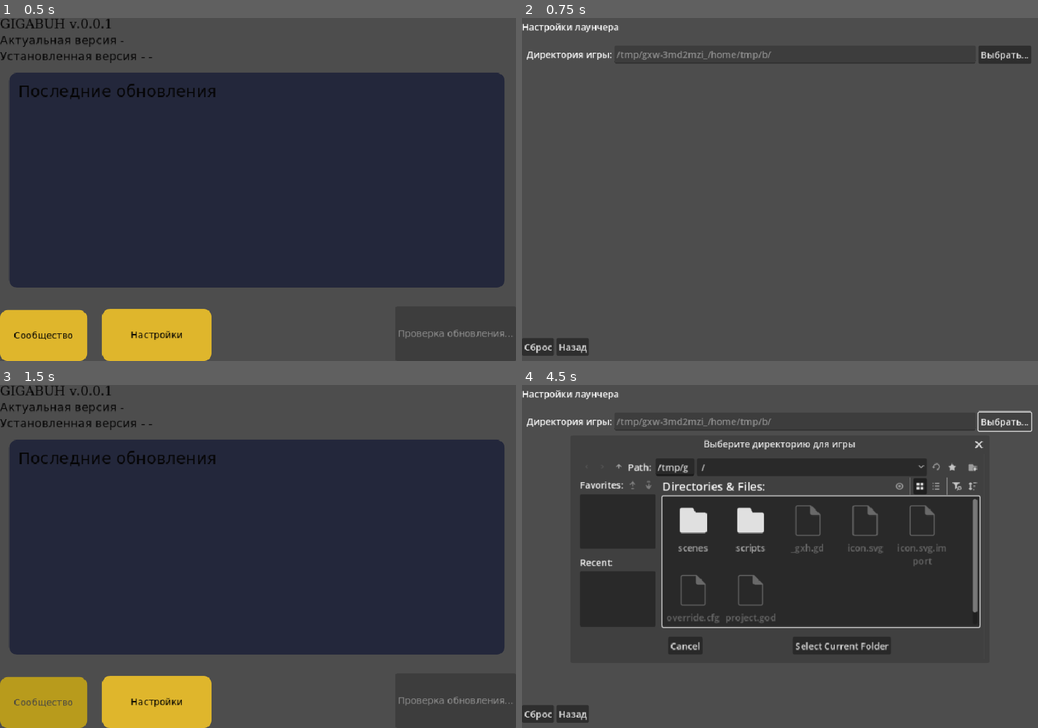
Above: before the commit, frames 1-4 (two rows, left to right).
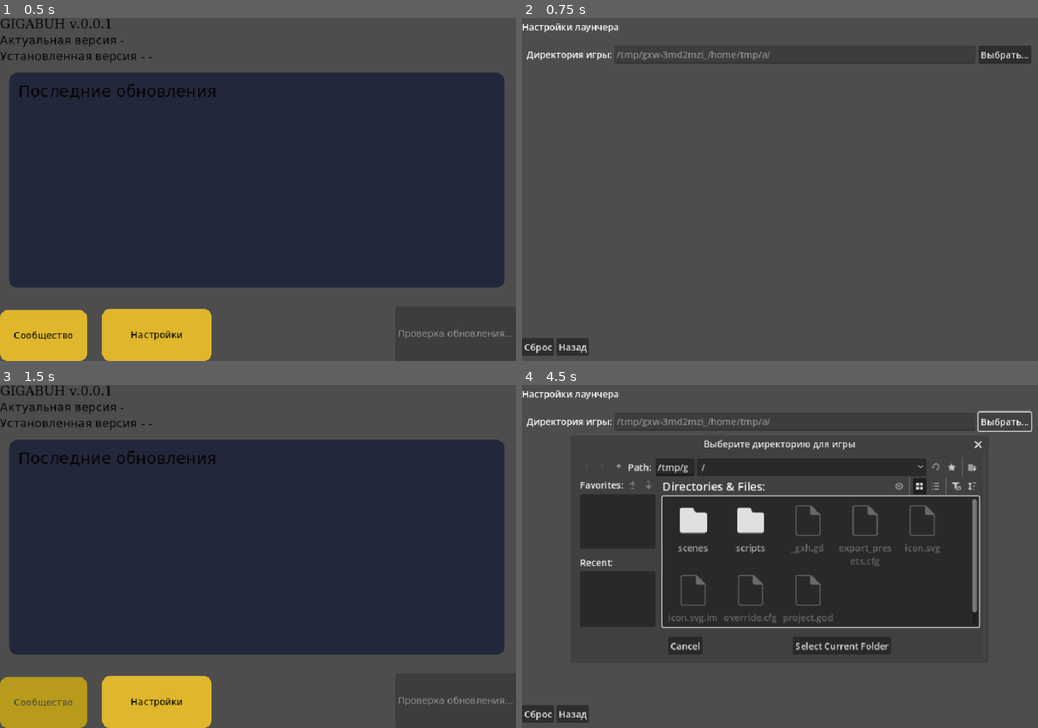
Above: after the commit, the same moments.

Repository: rodd-oss/zapuskalka
Game: Godot game, scene res://scenes/LauncherNative.tscn
Same seed, same stepped clock (60 frames per second), same inputs: the game is played once before the commit and once after it.
Inputs:
- Up to frame 1 (0.5 s): no input
- Up to frame 2 (0.75 s): click "Настройки" at 0.5 s
- Up to frame 3 (1.5 s): click "Назад" at 1.25 s
- Up to frame 4 (4.5 s): click "Сообщество" at 2 s; click "Сообщество" at 2.75 s; click "Настройки" at 3.5 s; click "Выбрать..." at 4.25 s

Frame 1 is identical in both runs. In frame 2, less than 0.1% of the frame differs, in the area x 46-49%, y 9-12%; in frame 3, nothing differs; in frame 4, 0.9%, in the area x 28-90%, y 9-71%.

Commit message:
update dir settings

Diff:
--- a/scripts/launcher_native.gd
+++ b/scripts/launcher_native.gd
@@ -18,6 +18,8 @@
 var _downloading := false
 # Флаг для отложенного запуска игры после проверки актуальности
 var _pending_play := false
+# Путь к папке для игры (будет загружен из настроек)
+var game_dir := ""
 
 func _ready() -> void:
 	play_btn.disabled = true
@@ -26,8 +28,21 @@
 	add_child(http)
 	play_btn.pressed.connect(_on_play_btn_pressed)
 	settings_btn.pressed.connect(_on_settings_btn_pressed)
-	print("[LOG] Сканирование директории лаунчера на наличие файла игры...")
+	# Загружаем путь к папке игры из настроек
+	_load_game_dir_from_settings()
+	print("[LOG] Сканирование директории для игры:", game_dir)
 	_check_for_updates()
+
+# Загрузка пути к папке игры из user://settings.cfg
+func _load_game_dir_from_settings() -> void:
+	var config := ConfigFile.new()
+	var settings_file := "user://settings.cfg"
+	var default_game_dir := ProjectSettings.globalize_path("res://")
+	var err = config.load(settings_file)
+	if err == OK:
+		game_dir = config.get_value("launcher", "game_dir", default_game_dir)
+	else:
+		game_dir = default_game_dir
 func _on_settings_btn_pressed() -> void:
 	get_tree().change_scene_to_file("res://scenes/Settings.tscn")
 
@@ -63,12 +78,12 @@
 		local_version = exe_path.get_file().replace("gigabah_", "").replace(".exe", "")
 		installed_version_label.text = "Установленная версия - " + local_version
 	else:
-		print("[LOG] Файл игры не найден в директории лаунчера.")
+		print("[LOG] Файл игры не найден в папке для игры:", game_dir)
 		local_version = ""
 		installed_version_label.text = "Установленная версия - -"
 
 func _find_local_exe() -> String:
-	var dir = DirAccess.open(OS.get_executable_path().get_base_dir())
+	var dir = DirAccess.open(game_dir)
 	if dir:
 		for f in dir.get_files():
 			if f.begins_with("gigabah_") and f.ends_with(".exe"):
@@ -145,12 +160,11 @@
 
 func _download_game() -> void:
 	# Удаляем старые версии gigabah_*.exe перед скачиванием новой
-	var exe_dir = OS.get_executable_path().get_base_dir()
-	var dir = DirAccess.open(exe_dir)
+	var dir = DirAccess.open(game_dir)
 	if dir:
 		for f in dir.get_files():
 			if f.begins_with("gigabah_") and f.ends_with(".exe"):
-				var old_path = exe_dir.path_join(f)
+				var old_path = game_dir.path_join(f)
 				if FileAccess.file_exists(old_path):
 					print("[LOG] Удаляю старую версию:", old_path)
 					dir.remove(f)
@@ -176,9 +190,9 @@
 		play_btn.disabled = false
 		_downloading = false
 		return
-	var save_path = ProjectSettings.globalize_path("res://" + exe_name)
+	var save_path = game_dir.path_join(exe_name)
 	print("[LOG] Сохраняю файл игры по пути:", save_path)
-	var f = FileAccess.open(exe_name, FileAccess.WRITE)
+	var f = FileAccess.open(save_path, FileAccess.WRITE)
 	if f:
 		f.store_buffer(body)
 		f.close()
--- a/scripts/settings.gd
+++ b/scripts/settings.gd
@@ -17,6 +17,7 @@
 	reset_button.pressed.connect(_on_reset_pressed)
 	back_button.pressed.connect(_on_back_pressed)
 	dir_path.text = game_dir
+	dir_path.placeholder_text = default_game_dir
 
 func _on_select_dir_pressed() -> void:
 	var dialog := FileDialog.new()
Not shown, added: export_presets.cfg
